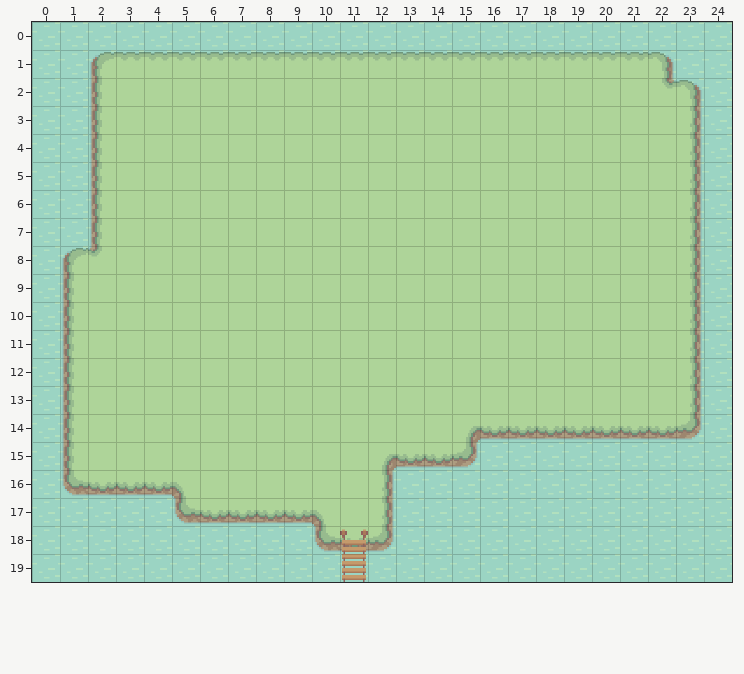
Tiled map, stored at assets/forest_map.tmx. Above is the file before it was changed.
Cells are 32x32 px. Shown: x 0..24, y 0..19.
Once edited:
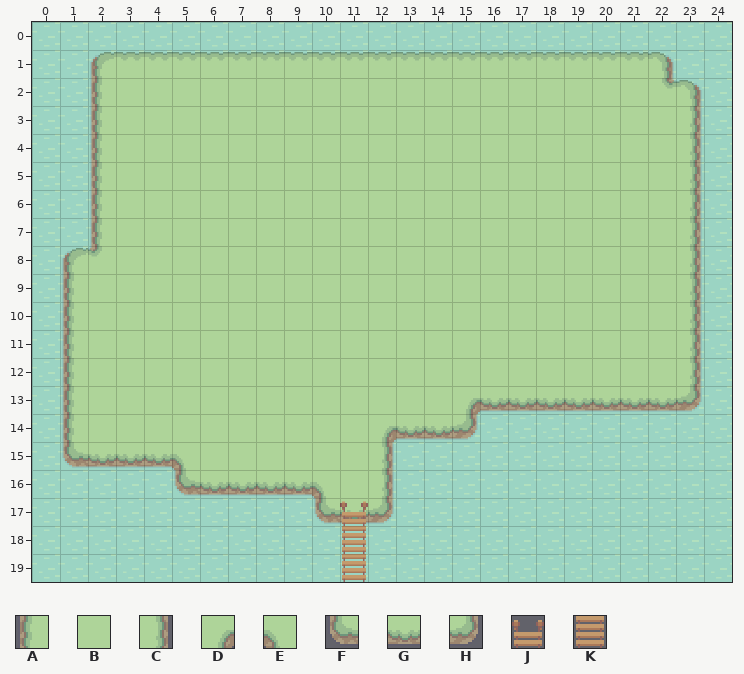
Key: from "darker_grass_hill": A 11, B 12, C 13, D 16, E 17, F 22, G 23, H 24; from "wood_bridge": J 0, K 5.
_ is an empty cell.
The edit:
Layer "Ground":
y 13: x 15..23 BBBBBBBBC -> DGGGGGGGH
y 14: x 12..23 BBBDGGGGGGGH -> DGGH________
y 15: x 1..5 ABBBB -> FGGGE; x 12..15 DGGH -> C___
y 16: x 1..10 FGGGEBBBBB -> ____FGGGGE
y 17: x 5..12 FGGGGEBC -> _____FGH
y 18: x 10..12 FGH -> ___
Layer "WalkableObjects":
y 17: x 11 _ -> J
y 18: x 11 J -> K
Boxes around the changes in both pictures, in picture pixels (x1, y1, x2, y2):
changed: (62, 391, 702, 552)
